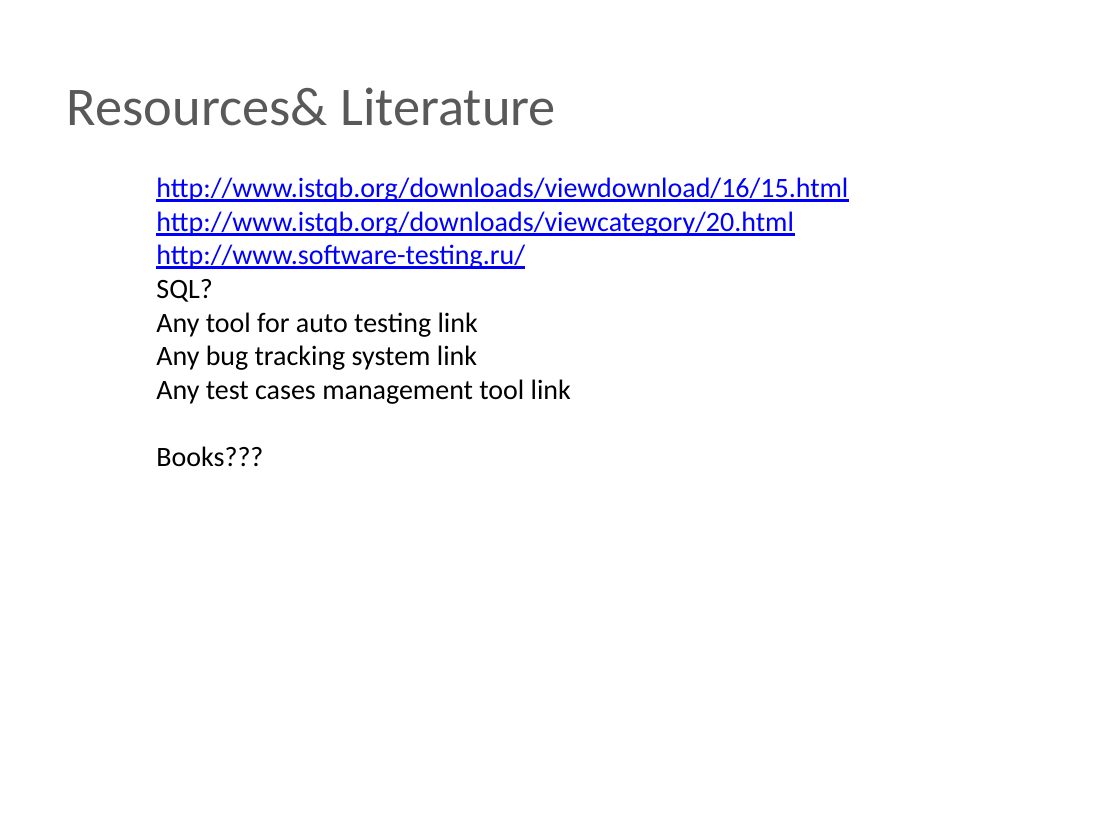
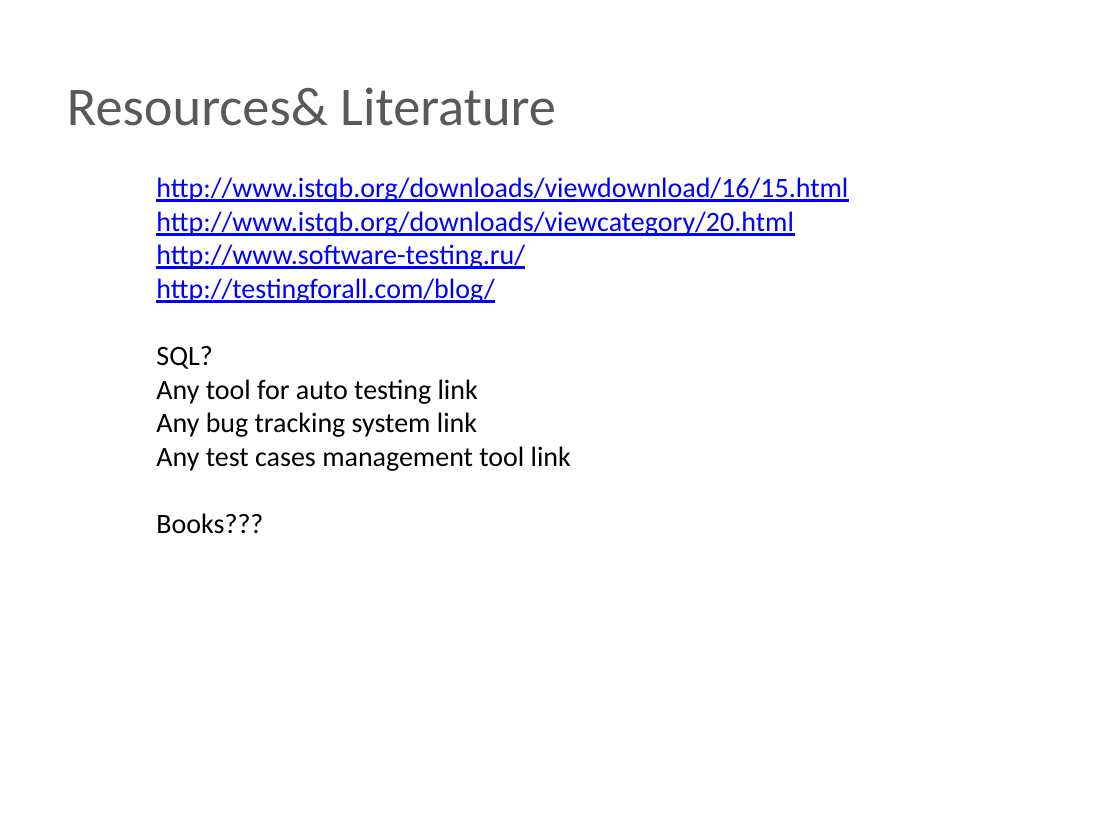
Before and after one commit to BigRacer/swtesting, a slide deck: slide 4 of inna/Занятие 1.pptx. Drawn at 1120x840 pixels with LibreOffice and Linux fonts; fonts in the diff are those of the drawing; background and template pictures are left out. Boxes give left, top, right and bottom in pixels: in the first picture for what was removed or moved away, otherwise in the second. Text is boxed around its words. In the diff, an @@ line names an element or a change of style, - is before the commit and + after.

```diff
--- a/inna/Занятие 1.pptx
+++ b/inna/Занятие 1.pptx
@@ text at <box>156,278,495,303</box>: paragraph added @@
+http://testingforall.com/blog/
```
